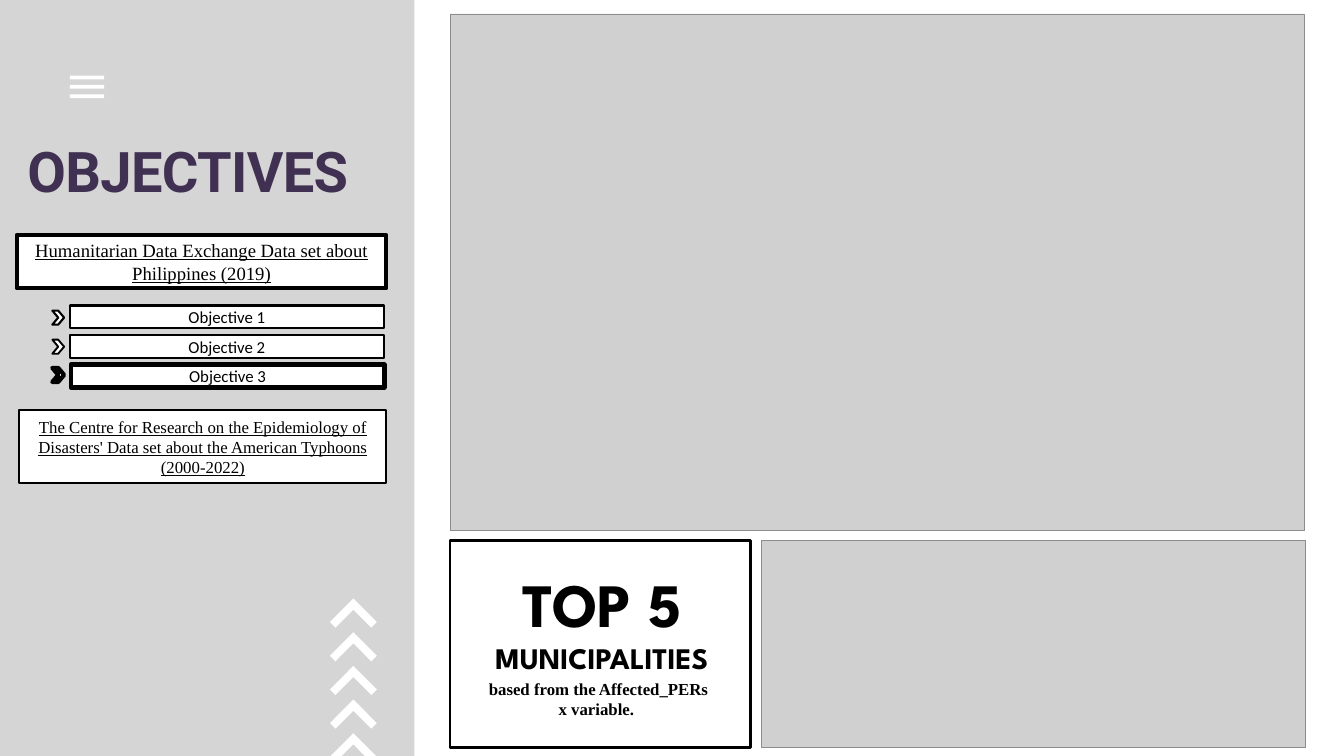
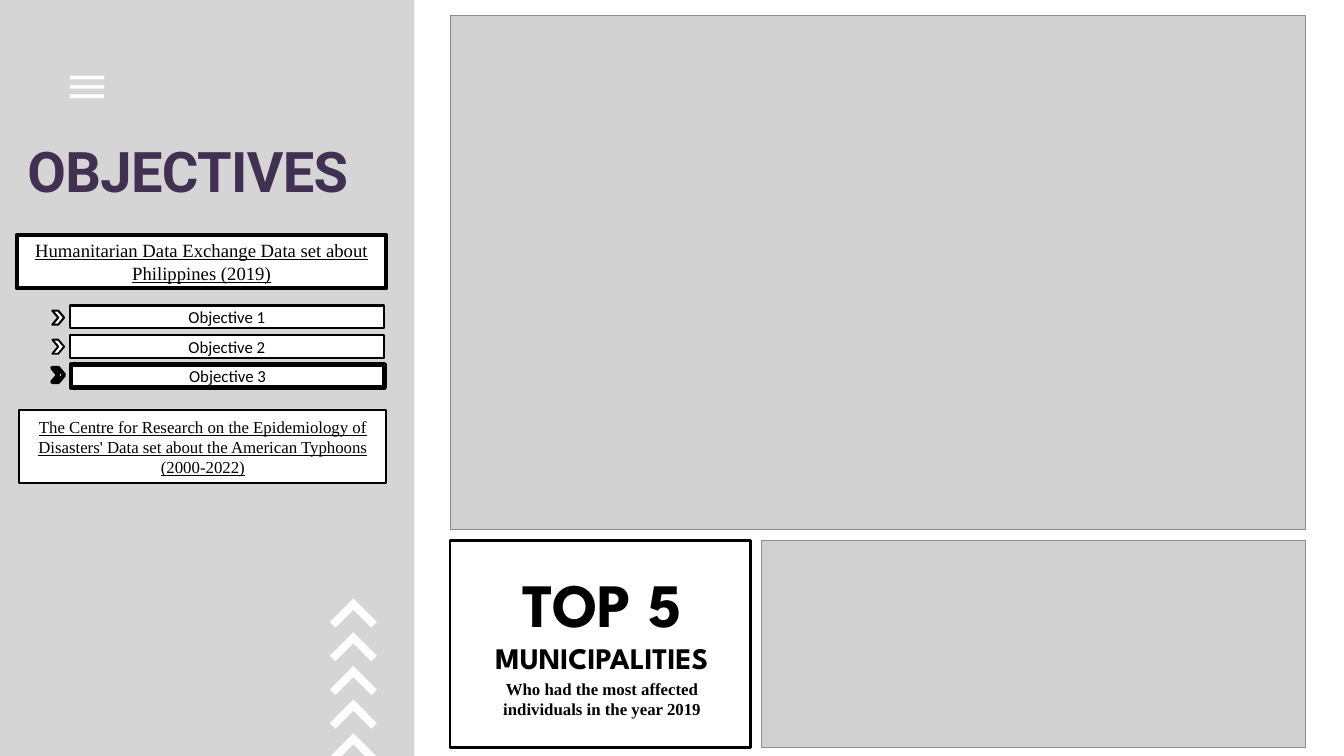
Before and after one commit to GEA960/ITBA-3207_TeamTyphoonAnalysts, a slide deck: slide 10 of Final PPT presentation.pptx (slide 14 before the commit). Drawn at 1344x756 pixels with LibreOffice and Linux fonts; fonts in the diff are those of the drawing; grey boxes stand for pictures. Boxes give left, top, right and bottom in pixels: in the first picture for what was removed or moved away, otherwise in the second. Text is boxed around its words. In the diff, an @@ line names an element or a change of style, - is before the commit and + after.

```diff
--- a/Final PPT presentation.pptx
+++ b/Final PPT presentation.pptx
@@ text at bbox=[503, 683, 701, 719]: text changed @@
-based from the Affected_PERs x variable.
+Who had the most affected individuals in the year 2019
```
Also in this commit, not shown: 1 other slide changed, 4 slides removed.
